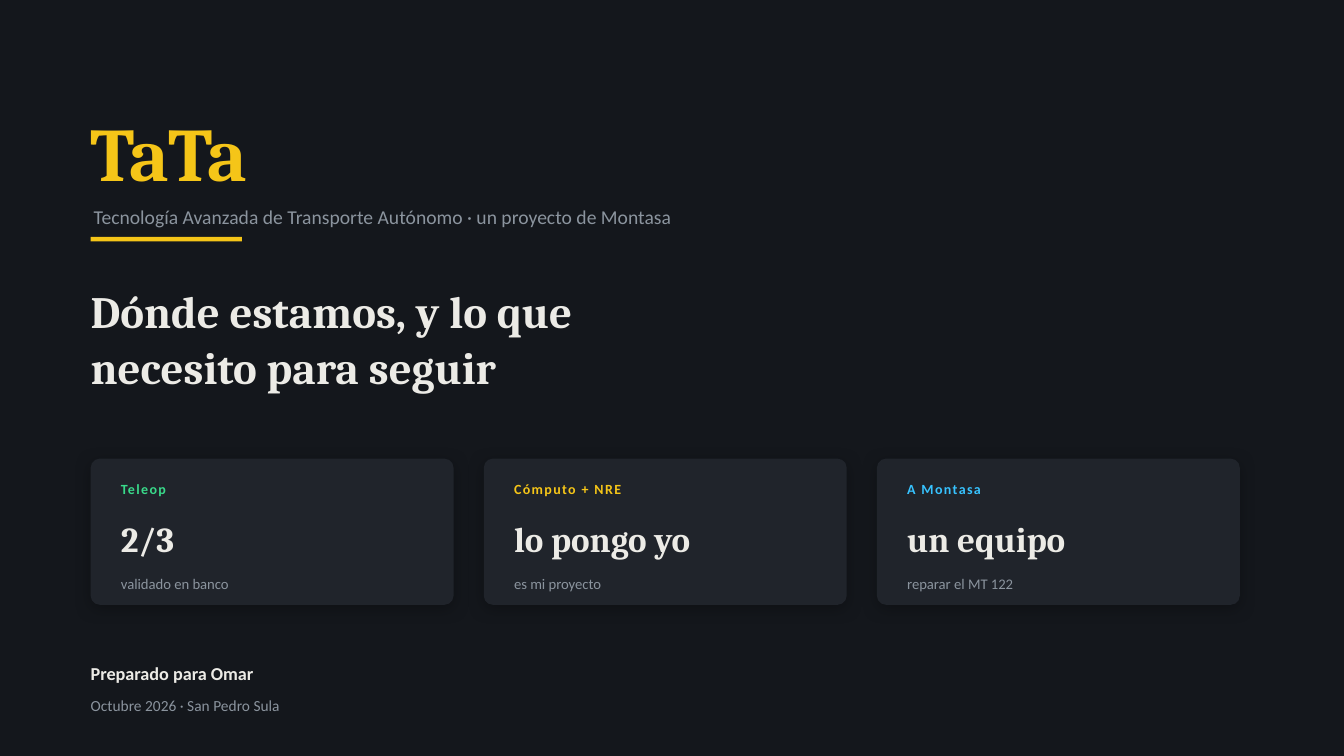
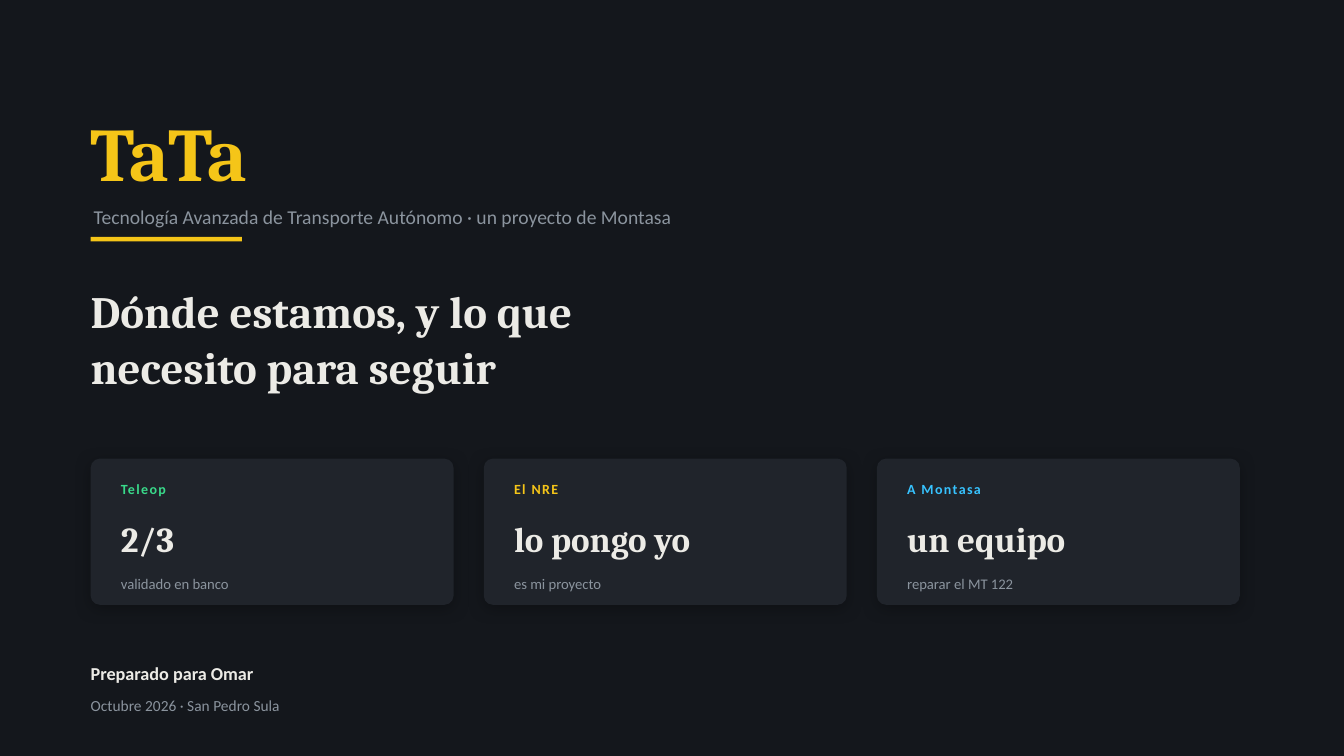
Before and after one commit to Rodzilla-TheCreator/tata, a slide deck: slide 1 of presentaciones/TaTa_Estado_y_Pedido_Omar.pptx. Drawn at 1344x756 pixels with LibreOffice and Linux fonts; fonts in the diff are those of the drawing. Boxes give left, top, right and bottom in pixels: in the first picture for what was removed or moved away, otherwise in the second. Text is boxed around its words. In the diff, an @@ line names an element or a change of style, - is before the commit and + after.

```diff
--- a/presentaciones/TaTa_Estado_y_Pedido_Omar.pptx
+++ b/presentaciones/TaTa_Estado_y_Pedido_Omar.pptx
@@ text at bbox=[514, 484, 559, 494]: text changed @@
-Cómputo + NRE
+El NRE
```
Also in this commit, not shown: 5 other slides changed, 1 slide removed, 2 other files.
